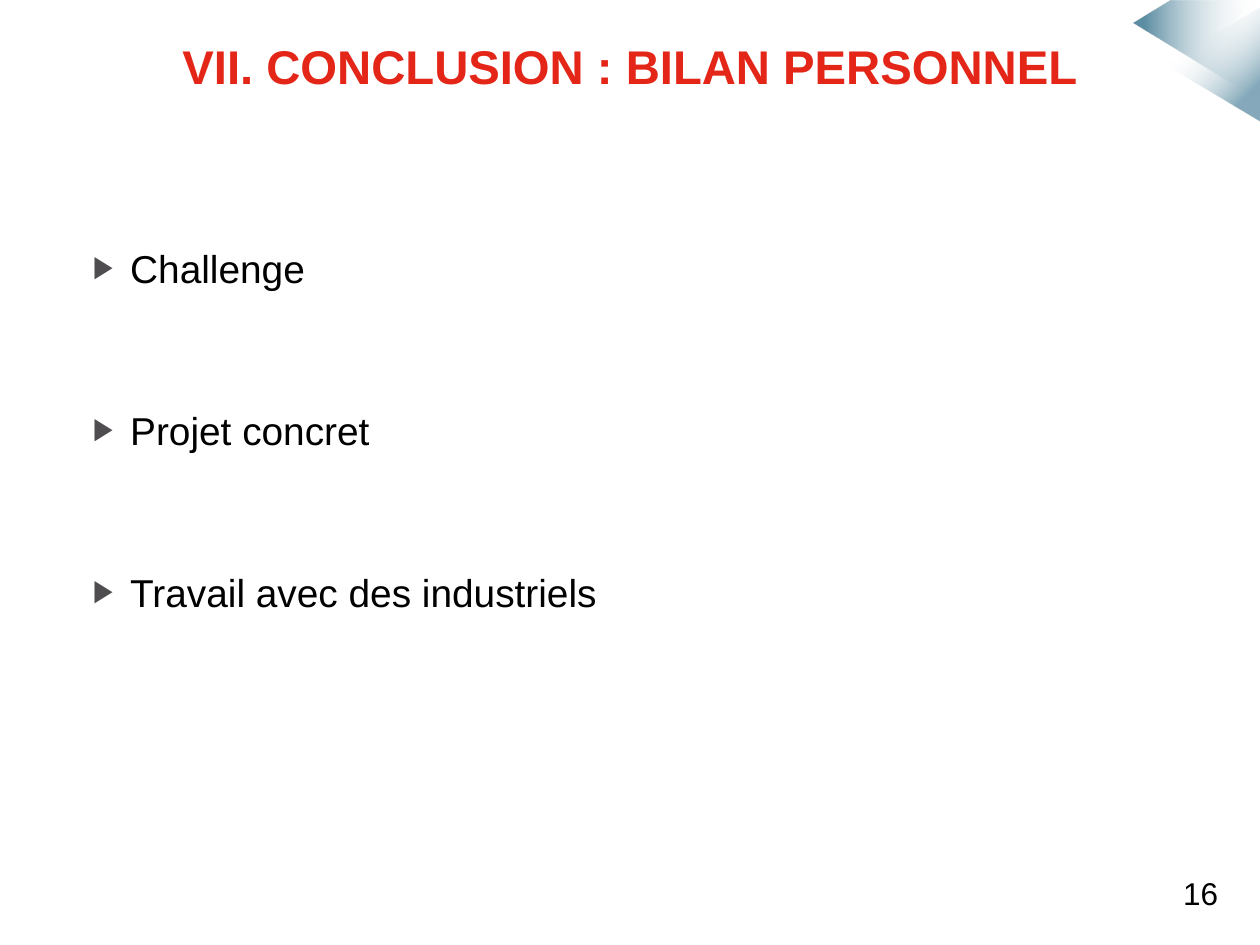
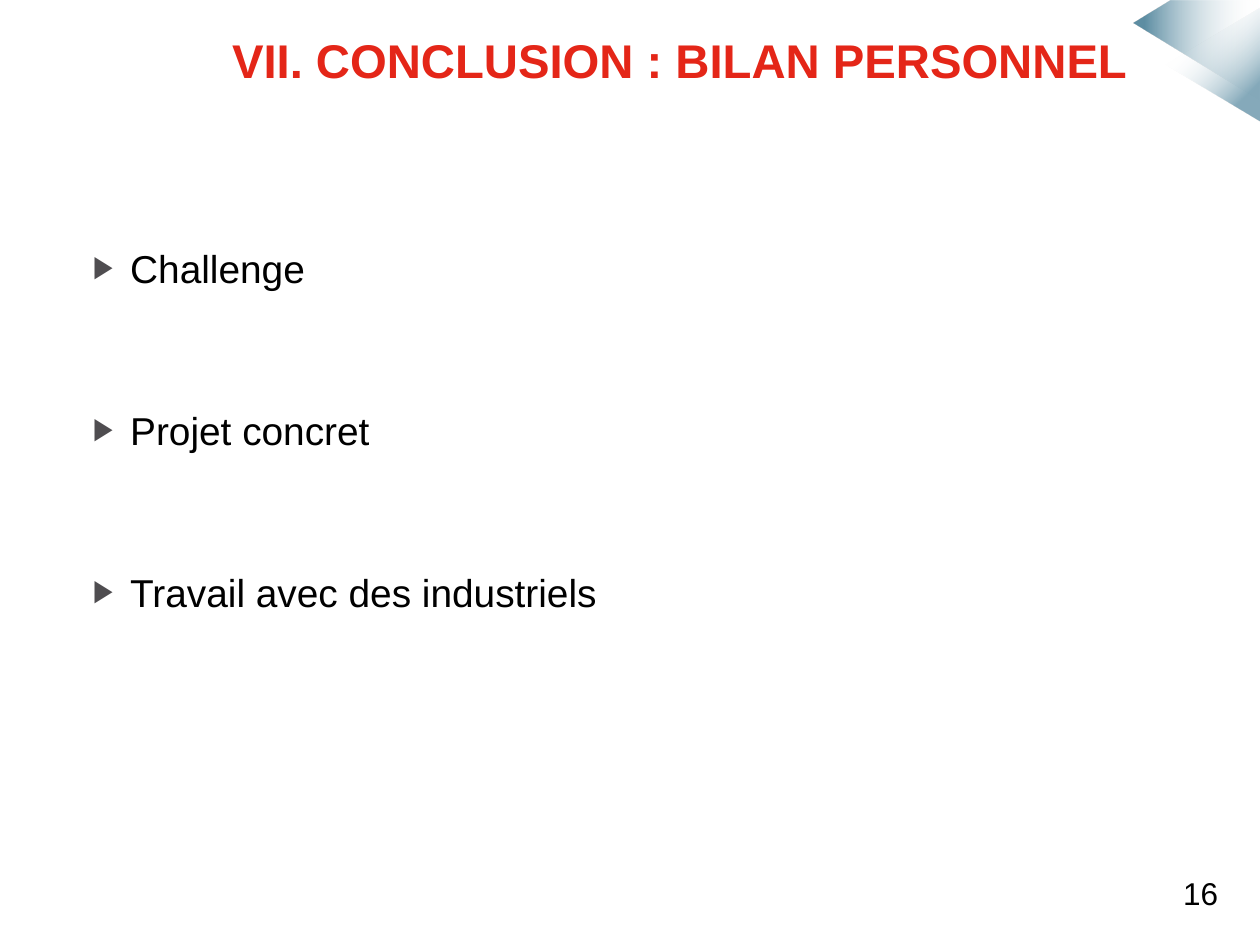
Before and after one commit to mmeven/EP_Domotique_Tablette, a slide deck: slide 20 of Rendu/Diapo_soutenance.pptx (slide 19 before the commit). Drawn at 1260x945 pixels with LibreOffice and Linux fonts; fonts in the diff are those of the drawing; background and template pictures are left out. Boxes give left, top, right and bottom in pixels: in the first picture for what was removed or moved away, otherwise in the second. Text is boxed around its words. In the diff, an @@ line names an element or a change of style, - is before the commit and + after.

```diff
--- a/Rendu/Diapo_soutenance.pptx
+++ b/Rendu/Diapo_soutenance.pptx
@@ text "VII. CONCLUSION : BILAN PERSONNEL": place and size @@
-text "VII. CONCLUSION : BILAN PERSONNEL" at [182,51,1077,85]
+text "VII. CONCLUSION : BILAN PERSONNEL" at [232,45,1127,79]
```
Also in this commit, not shown: 4 other slides changed, 4 slides added, 1 slide removed.
